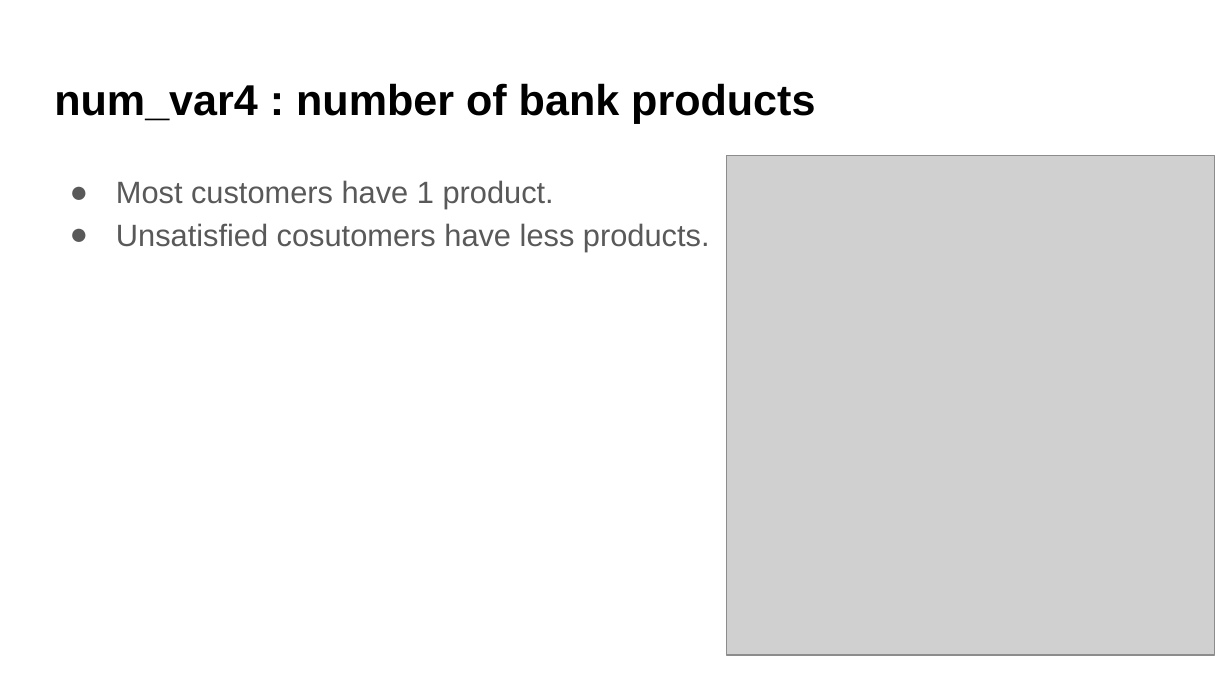
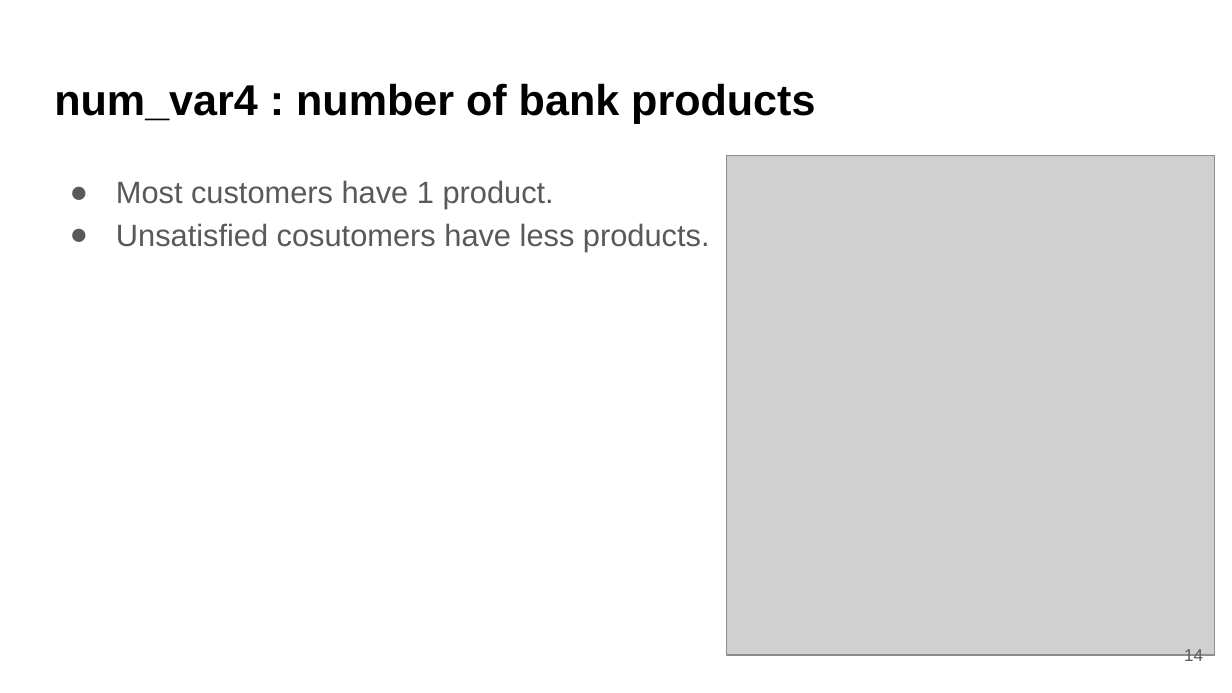
Before and after one commit to 1112-nccu-datascience/final-project-group1, a slide deck: slide 14 of docs/1112_DS-FP_group1.pptx. Drawn at 1232x693 pixels with LibreOffice and Linux fonts; fonts in the diff are those of the drawing; grey boxes stand for pictures. Boxes give left, top, right and bottom in pixels: in the first picture for what was removed or moved away, otherwise in the second. Text is boxed around its words. In the diff, an @@ line names an element or a change of style, - is before the commit and + after.

```diff
--- a/docs/1112_DS-FP_group1.pptx
+++ b/docs/1112_DS-FP_group1.pptx
@@ page number added at [1184,649,1203,665], 10 pt, text #595959 @@
+14
```
Also in this commit, not shown: 19 other slides changed, 17 slides added, 7 slides removed.
